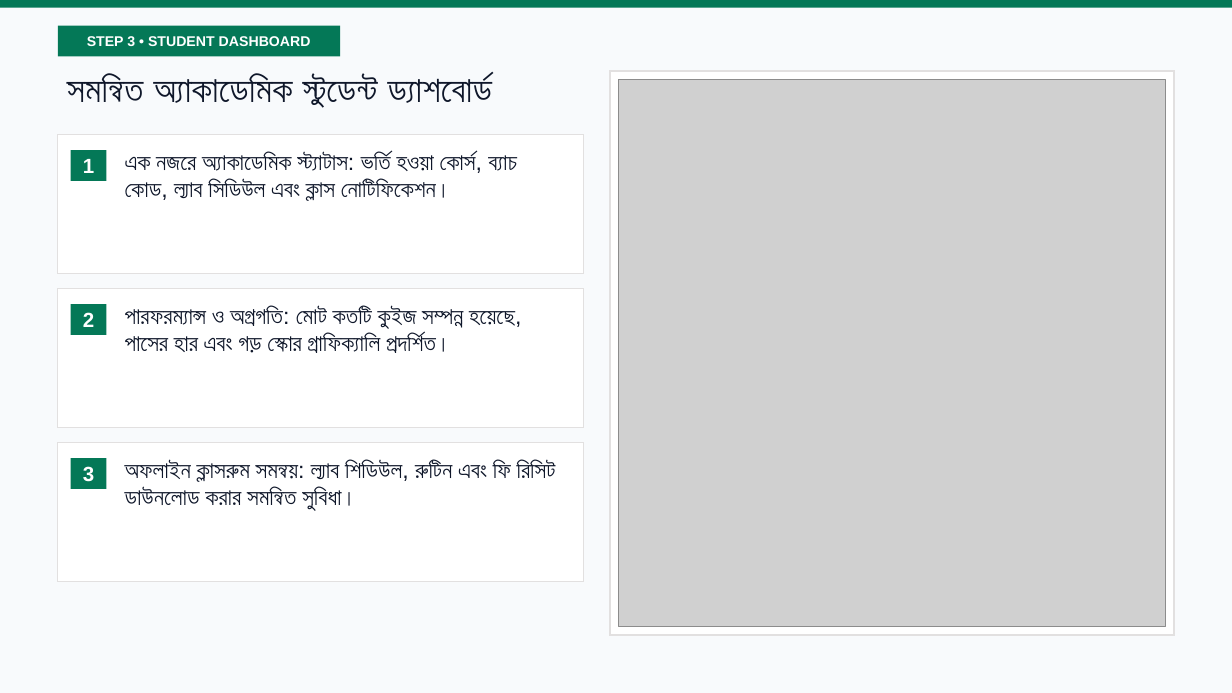
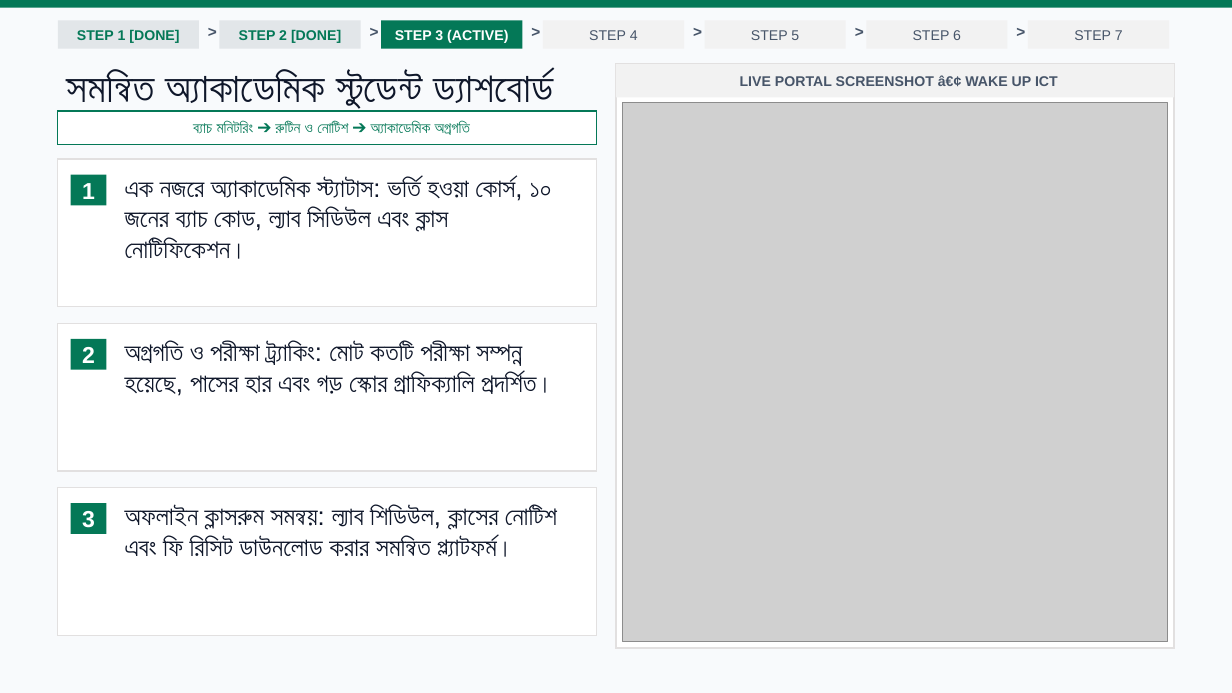
Before and after one commit to mahadihasanpranto786/wakeupict, a slide deck: slide 5 of Wake_Up_ICT_Student_Portal_Presentation.pptx. Drawn at 1232x693 pixels with LibreOffice and Linux fonts; fonts in the diff are those of the drawing; grey boxes stand for pictures. Boxes give left, top, right and bottom in pixels: in the first picture for what was removed or moved away, otherwise in the second. Text is boxed around its words. In the diff, an @@ line names an element or a change of style, - is before the commit and + after.

```diff
--- a/Wake_Up_ICT_Student_Portal_Presentation.pptx
+++ b/Wake_Up_ICT_Student_Portal_Presentation.pptx
@@ rectangle "STEP 1 [DONE]": place and size @@
-rectangle "STEP 1 [DONE]" at (57, 26, 340, 56)
+rectangle "STEP 1 [DONE]" at (57, 20, 199, 49)
@@ rectangle "STEP 1 [DONE]" at (57, 20, 199, 49): fill #047857 to #E2E6E9 @@
@@ text in rectangle at (77, 29, 179, 43): text changed; text colour #FFFFFF to #047857 @@
-STEP 3 • STUDENT DASHBOARD
+STEP 1 [DONE]
@@ text added at (199, 18, 219, 45), 12 pt, text #475569, bold @@
+>
@@ rectangle added at (220, 20, 361, 49), fill #E2E6E9, 11 pt, text #047857, bold @@
+STEP 2 [DONE]
@@ text added at (360, 18, 381, 45), 12 pt, text #475569, bold @@
+>
@@ rectangle added at (381, 20, 522, 49), fill #047857, 11 pt, text #FFFFFF, bold @@
+STEP 3 (ACTIVE)
@@ text added at (522, 18, 543, 45), 12 pt, text #475569, bold @@
+>
@@ rectangle added at (543, 20, 685, 49), fill #F2F2F2, 11 pt, text #475569 @@
+STEP 4
@@ text added at (684, 18, 704, 45), 12 pt, text #475569, bold @@
+>
@@ rectangle added at (704, 20, 846, 49), fill #F2F2F2, 11 pt, text #475569 @@
+STEP 5
@@ text added at (846, 18, 866, 45), 12 pt, text #475569, bold @@
+>
@@ rectangle added at (867, 20, 1008, 49), fill #F2F2F2, 11 pt, text #475569 @@
+STEP 6
@@ text added at (1007, 18, 1028, 45), 12 pt, text #475569, bold @@
+>
@@ rectangle added at (1028, 20, 1169, 49), fill #F2F2F2, 11 pt, text #475569 @@
+STEP 7
@@ text "সমন্বিত অ্যাকাডেমিক স্টুডেন্ট ড্যাশবোর্ড" at (67, 69, 552, 112): size 28 to 32 pt @@
@@ rectangle: place and size @@
-rectangle at (610, 70, 1175, 635)
+rectangle at (616, 64, 1175, 648)
@@ rectangle added at (616, 64, 1175, 97), fill #F2F2F2, 11 pt, text #475569, bold @@
+LIVE PORTAL SCREENSHOT â€¢ WAKE UP ICT
@@ rectangle added at (57, 111, 596, 144), fill #FFFFFF, outline #047857 1 pt, 12 pt, text #047857, bold @@
+ব্যাচ মনিটরিং ➔ রুটিন ও নোটিশ ➔ অ্যাকাডেমিক অগ্রগতি
@@ picture: place and size @@
-picture at (618, 79, 1165, 627)
+picture at (623, 103, 1168, 641)
@@ rectangle: place and size @@
-rectangle at (57, 135, 583, 274)
+rectangle at (57, 159, 596, 307)
@@ rectangle "1": place and size @@
-rectangle "1" at (70, 150, 106, 180)
+rectangle "1" at (70, 175, 106, 205)
@@ text at (125, 177, 552, 259): text changed; size 18 to 20 pt @@
-এক নজরে অ্যাকাডেমিক স্ট্যাটাস: ভর্তি হওয়া কোর্স, ব্যাচ কোড, ল্যাব সিডিউল এবং ক্লাস নোটিফিকেশন।
+এক নজরে অ্যাকাডেমিক স্ট্যাটাস: ভর্তি হওয়া কোর্স, ১০ জনের ব্যাচ কোড, ল্যাব সিডিউল এবং ক্লাস নোটিফিকেশন।
@@ rectangle: place and size @@
-rectangle at (57, 288, 583, 427)
+rectangle at (57, 323, 596, 471)
@@ rectangle "2": place and size @@
-rectangle "2" at (70, 304, 106, 335)
+rectangle "2" at (70, 339, 106, 370)
@@ text at (125, 341, 554, 396): text changed; size 18 to 20 pt @@
-পারফরম্যান্স ও অগ্রগতি: মোট কতটি কুইজ সম্পন্ন হয়েছে, পাসের হার এবং গড় স্কোর গ্রাফিক্যালি প্রদর্শিত।
+অগ্রগতি ও পরীক্ষা ট্র্যাকিং: মোট কতটি পরীক্ষা সম্পন্ন হয়েছে, পাসের হার এবং গড় স্কোর গ্রাফিক্যালি প্রদর্শিত।
@@ rectangle: place and size @@
-rectangle at (57, 443, 583, 581)
+rectangle at (57, 488, 596, 636)
@@ size 16 to 18 pt in 3 elements at (70, 175, 106, 205), (70, 339, 106, 370), (70, 503, 106, 533) @@
@@ rectangle "3": place and size @@
-rectangle "3" at (70, 458, 106, 489)
+rectangle "3" at (70, 503, 106, 533)
@@ text at (125, 505, 557, 557): text changed; size 18 to 20 pt @@
-অফলাইন ক্লাসরুম সমন্বয়: ল্যাব শিডিউল, রুটিন এবং ফি রিসিট ডাউনলোড করার সমন্বিত সুবিধা।
+অফলাইন ক্লাসরুম সমন্বয়: ল্যাব শিডিউল, ক্লাসের নোটিশ এবং ফি রিসিট ডাউনলোড করার সমন্বিত প্ল্যাটফর্ম।
```
Also in this commit, not shown: 8 other slides changed, 2 slides added, 1 slide removed, 2 other files.
